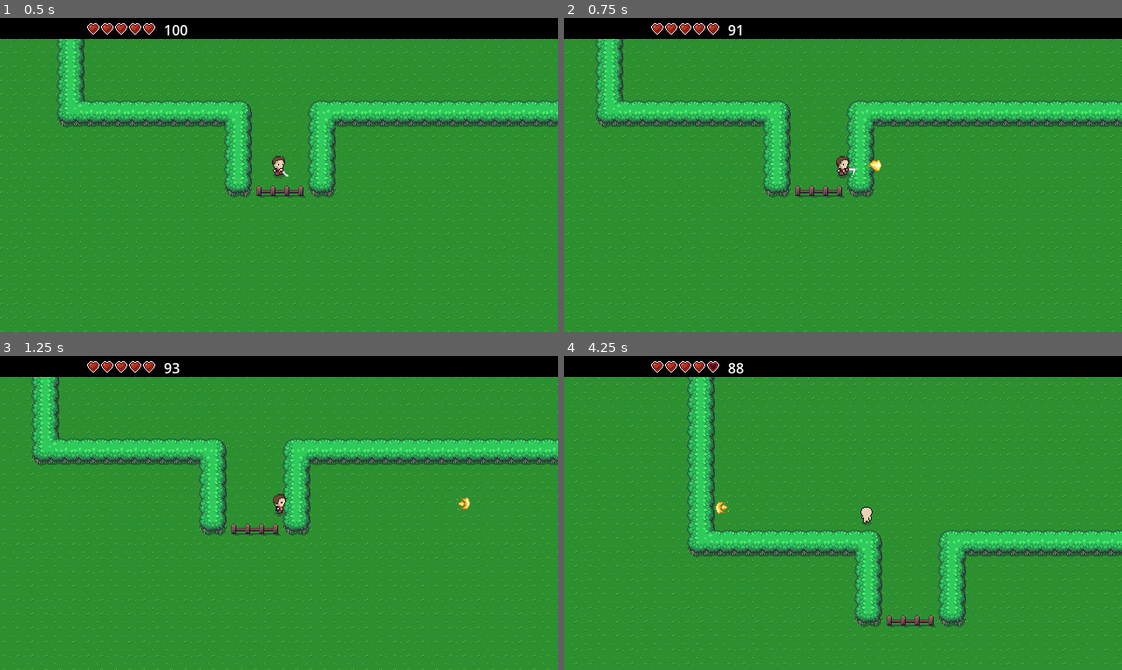
Above: before the commit, frames 1-4 (two rows, left to right).
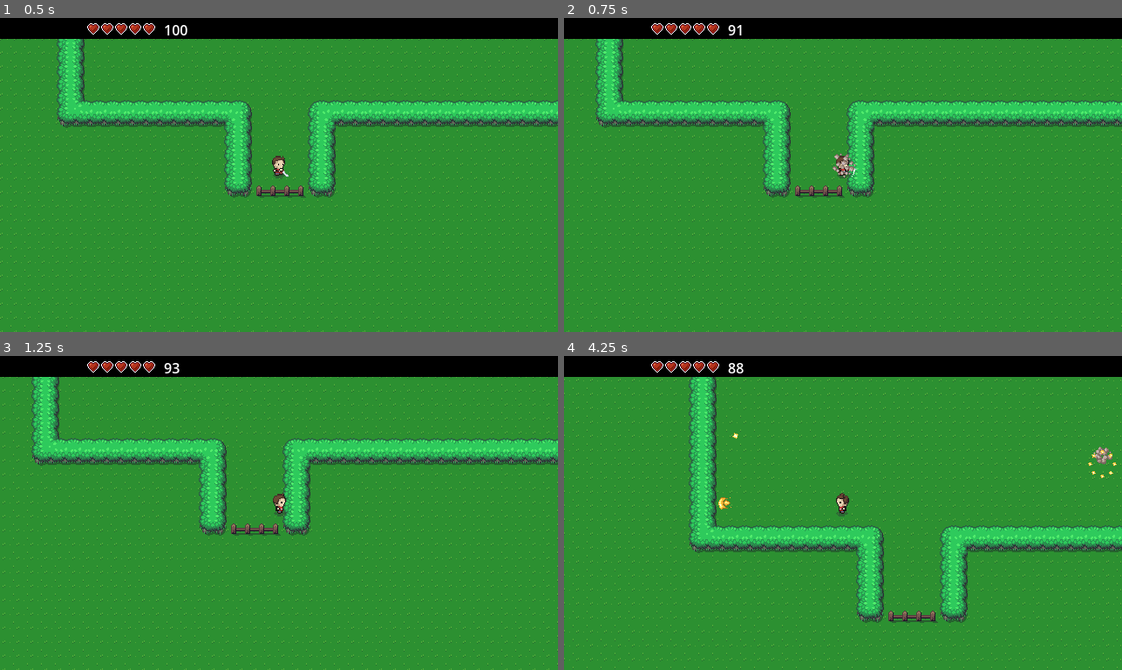
Above: after the commit, the same moments.

Repository: Struckhour/worldbuilder
Game: Godot game, scene res://scenes/boss_fight.tscn
Same seed, same stepped clock (60 frames per second), same inputs: the game is played once before the commit and once after it. This scene is started directly instead of the project's main scene.
Inputs:
- Up to frame 1 (0.5 s): no input
- Up to frame 2 (0.75 s): tap Enter at 0.5 s; hold D (move_right) from 0.53 s (still down); tap Left (attack) at 0.6 s
- Up to frame 3 (1.25 s): keep holding D (move_right)
- Up to frame 4 (4.25 s): release D (move_right) at 1.28 s; hold S (move_down) 1.28-2.03 s; tap Right (spin) at 1.35, 2.85 s; tap Space at 2 s; hold D (move_right) 2.03-2.78 s; tap Left (attack) at 2.1, 3.6 s; hold W (move_up) 2.78-3.53 s; hold A (move_left) from 3.53 s (still down)

Frame 1 is identical in both runs. In frame 2, 0.2% of the frame differs, in the area x 48-57%, y 43-51%; in frame 3, less than 0.1%; in frame 4, 15%, in the area x 0-100%, y 2-100%.

Commit message:
adds enemy projectiles and mage bursts

Diff:
--- a/scenes/boss_fight.tscn
+++ b/scenes/boss_fight.tscn
@@ -3,8 +3,8 @@
 [ext_resource type="PackedScene" uid="uid://cfiry3b46yeys" path="res://scenes/HUD.tscn" id="1_85w88"]
 [ext_resource type="Texture2D" uid="uid://dvspt5nu5toyx" path="res://assets/gfx/Overworld.png" id="1_dl1d0"]
 [ext_resource type="PackedScene" uid="uid://b0ncrhqbhd6h0" path="res://scenes/player.tscn" id="2_1hapx"]
-[ext_resource type="PackedScene" uid="uid://brqyh32fverxi" path="res://scenes/enemies/alien.tscn" id="3_7ydql"]
 [ext_resource type="Script" uid="uid://bnr80dqb4qadf" path="res://scenes/game_manager.gd" id="5_67f06"]
+[ext_resource type="PackedScene" uid="uid://bl6ddv7vky0v3" path="res://scenes/enemies/mage.tscn" id="6_31neg"]
 
 [sub_resource type="TileSetAtlasSource" id="TileSetAtlasSource_1hapx"]
 texture = ExtResource("1_dl1d0")
@@ -2189,7 +2189,7 @@
 tile_map_data = PackedByteArray("AAANAAcAAAAFAAoAAAAOAAgAAAAFAAoAAAAPAAgAAAAFAAoAAAAQAAgAAAAFAAoAAAARAAgAAAAFAAoAAAASAA …(89008 unchanged characters)…
 tile_set = SubResource("TileSet_7ydql")
 
-[node name="TreeLayer" type="TileMapLayer" parent="."]
+[node name="TreeLayer" type="TileMapLayer" parent="." groups=["solid_world"]]
 position = Vector2(150, 0)
 tile_map_data = PackedByteArray("AAAAAAAAAAAFABAAAAAnAAAAAAAGABAAAAABAAAAAAAFABIAAAACAAAAAAAFABIAAAADAAAAAAAFABIAAAAEAA …(3760 unchanged characters)…
 tile_set = SubResource("TileSet_67f06")
@@ -2197,8 +2197,8 @@
 [node name="Player" parent="." instance=ExtResource("2_1hapx")]
 position = Vector2(405, 374)
 
-[node name="Alien" parent="." instance=ExtResource("3_7ydql")]
-position = Vector2(448, 171)
-
 [node name="GameManager" type="Node" parent="."]
 script = ExtResource("5_67f06")
+
+[node name="Mage" parent="." instance=ExtResource("6_31neg")]
+position = Vector2(400, 200)
--- /dev/null
+++ b/scenes/enemies/mage.tscn
@@ -0,0 +1,205 @@
+[gd_scene load_steps=26 format=3 uid="uid://bl6ddv7vky0v3"]
+
+[ext_resource type="Script" uid="uid://dg7o45an0e6x3" path="res://scripts/mage.gd" id="1_e74jq"]
+[ext_resource type="Texture2D" uid="uid://cfjahkwk7ha5q" path="res://assets/gfx/objects.png" id="2_0gpyn"]
+[ext_resource type="Texture2D" uid="uid://bpq1aedwoa710" path="res://assets/mage_m.png" id="2_e74jq"]
+[ext_resource type="PackedScene" uid="uid://bbhys1dn3bo3e" path="res://scenes/enemy_projectile.tscn" id="2_nwq87"]
+
+[sub_resource type="AtlasTexture" id="AtlasTexture_ybdfm"]
+atlas = ExtResource("2_0gpyn")
+region = Rect2(192, 64, 32, 32)
+
+[sub_resource type="AtlasTexture" id="AtlasTexture_b6xyu"]
+atlas = ExtResource("2_0gpyn")
+region = Rect2(160, 64, 32, 32)
+
+[sub_resource type="AtlasTexture" id="AtlasTexture_76a5n"]
+atlas = ExtResource("2_0gpyn")
+region = Rect2(128, 64, 32, 32)
+
+[sub_resource type="AtlasTexture" id="AtlasTexture_gci60"]
+atlas = ExtResource("2_0gpyn")
+region = Rect2(96, 64, 32, 32)
+
+[sub_resource type="AtlasTexture" id="AtlasTexture_7ejqd"]
+atlas = ExtResource("2_0gpyn")
+region = Rect2(64, 64, 32, 32)
+
+[sub_resource type="AtlasTexture" id="AtlasTexture_5bvjs"]
+atlas = ExtResource("2_0gpyn")
+region = Rect2(256, 64, 32, 32)
+
+[sub_resource type="AtlasTexture" id="AtlasTexture_0gpyn"]
+atlas = ExtResource("2_e74jq")
+region = Rect2(0, 72, 32, 36)
+
+[sub_resource type="AtlasTexture" id="AtlasTexture_nwq87"]
+atlas = ExtResource("2_e74jq")
+region = Rect2(32, 72, 32, 36)
+
+[sub_resource type="AtlasTexture" id="AtlasTexture_2fngf"]
+atlas = ExtResource("2_e74jq")
+region = Rect2(64, 72, 32, 36)
+
+[sub_resource type="AtlasTexture" id="AtlasTexture_qs5cf"]
+atlas = ExtResource("2_e74jq")
+region = Rect2(0, 108, 32, 36)
+
+[sub_resource type="AtlasTexture" id="AtlasTexture_luofg"]
+atlas = ExtResource("2_e74jq")
+region = Rect2(32, 108, 32, 36)
+
+[sub_resource type="AtlasTexture" id="AtlasTexture_t3pau"]
+atlas = ExtResource("2_e74jq")
+region = Rect2(64, 108, 32, 36)
+
+[sub_resource type="AtlasTexture" id="AtlasTexture_jsf2g"]
+atlas = ExtResource("2_e74jq")
+region = Rect2(0, 36, 32, 36)
+
+[sub_resource type="AtlasTexture" id="AtlasTexture_hotu8"]
+atlas = ExtResource("2_e74jq")
+region = Rect2(32, 36, 32, 36)
+
+[sub_resource type="AtlasTexture" id="AtlasTexture_51u1s"]
+atlas = ExtResource("2_e74jq")
+region = Rect2(64, 36, 32, 36)
+
+[sub_resource type="AtlasTexture" id="AtlasTexture_8qwh0"]
+atlas = ExtResource("2_e74jq")
+region = Rect2(0, 0, 32, 36)
+
+[sub_resource type="AtlasTexture" id="AtlasTexture_i1w6g"]
+atlas = ExtResource("2_e74jq")
+region = Rect2(32, 0, 32, 36)
+
+[sub_resource type="AtlasTexture" id="AtlasTexture_bryte"]
+atlas = ExtResource("2_e74jq")
+region = Rect2(64, 0, 32, 36)
+
+[sub_resource type="SpriteFrames" id="SpriteFrames_i86i5"]
+animations = [{
+"frames": [{
+"duration": 1.0,
+"texture": SubResource("AtlasTexture_ybdfm")
+}, {
+"duration": 1.0,
+"texture": SubResource("AtlasTexture_b6xyu")
+}, {
+"duration": 1.0,
+"texture": SubResource("AtlasTexture_76a5n")
+}, {
+"duration": 1.0,
+"texture": SubResource("AtlasTexture_gci60")
+}, {
+"duration": 1.0,
+"texture": SubResource("AtlasTexture_7ejqd")
+}, {
+"duration": 1.0,
+"texture": SubResource("AtlasTexture_5bvjs")
+}],
+"loop": false,
+"name": &"poof",
+"speed": 20.0
+}, {
+"frames": [{
+"duration": 1.0,
+"texture": SubResource("AtlasTexture_0gpyn")
+}, {
+"duration": 1.0,
+"texture": SubResource("AtlasTexture_nwq87")
+}, {
+"duration": 1.0,
+"texture": SubResource("AtlasTexture_2fngf")
+}],
+"loop": true,
+"name": &"walkdown",
+"speed": 15.0
+}, {
+"frames": [{
+"duration": 1.0,
+"texture": SubResource("AtlasTexture_qs5cf")
+}, {
+"duration": 1.0,
+"texture": SubResource("AtlasTexture_luofg")
+}, {
+"duration": 1.0,
+"texture": SubResource("AtlasTexture_t3pau")
+}],
+"loop": true,
+"name": &"walkleft",
+"speed": 15.0
+}, {
+"frames": [{
+"duration": 1.0,
+"texture": SubResource("AtlasTexture_jsf2g")
+}, {
+"duration": 1.0,
+"texture": SubResource("AtlasTexture_hotu8")
+}, {
+"duration": 1.0,
+"texture": SubResource("AtlasTexture_51u1s")
+}],
+"loop": true,
+"name": &"walkright",
+"speed": 15.0
+}, {
+"frames": [{
+"duration": 1.0,
+"texture": SubResource("AtlasTexture_8qwh0")
+}, {
+"duration": 1.0,
+"texture": SubResource("AtlasTexture_i1w6g")
+}, {
+"duration": 1.0,
+"texture": SubResource("AtlasTexture_bryte")
+}],
+"loop": true,
+"name": &"walkup",
+"speed": 15.0
+}]
+
+[sub_resource type="RectangleShape2D" id="RectangleShape2D_nkr06"]
+size = Vector2(12, 24.0192)
+
+[sub_resource type="CapsuleShape2D" id="CapsuleShape2D_27d4n"]
+radius = 4.0
+height = 16.0
+
+[node name="Mage" type="CharacterBody2D"]
+collision_layer = 8
+script = ExtResource("1_e74jq")
+enemy_projectile_scene = ExtResource("2_nwq87")
+
+[node name="AnimatedSprite2D" type="AnimatedSprite2D" parent="."]
+position = Vector2(-1, -10)
+scale = Vector2(0.9, 0.9)
+sprite_frames = SubResource("SpriteFrames_i86i5")
+animation = &"poof"
+frame = 5
+frame_progress = 1.0
+
+[node name="Hitbox" type="Area2D" parent="."]
+position = Vector2(-1, -10)
+collision_layer = 16
+collision_mask = 4
+
+[node name="CollisionShape2D" type="CollisionShape2D" parent="Hitbox"]
+position = Vector2(1, 3.00961)
+scale = Vector2(1, 0.92)
+shape = SubResource("RectangleShape2D_nkr06")
+
+[node name="Hurtbox" type="Area2D" parent="."]
+position = Vector2(-1, -10)
+collision_layer = 32
+collision_mask = 2
+
+[node name="CollisionShape2D" type="CollisionShape2D" parent="Hurtbox"]
+position = Vector2(1, 0.5)
+scale = Vector2(1.2, 1.04)
+shape = SubResource("RectangleShape2D_nkr06")
+
+[node name="enemyfeet" type="CollisionShape2D" parent="."]
+position = Vector2(0, 2)
+rotation = 1.5708
+shape = SubResource("CapsuleShape2D_27d4n")
--- /dev/null
+++ b/scenes/enemy_projectile.gd
@@ -0,0 +1,57 @@
+extends Area2D
+
+@export var speed := 180.0
+@export var lifetime := 3.0
+@export var contact_damage := 1
+@export var rotation_speed := 8.0
+
+var direction := Vector2.RIGHT
+var impacted := false
+
+@onready var anim: AnimatedSprite2D = $AnimatedSprite2D
+@onready var body_collision: CollisionShape2D = $CollisionShape2D
+@onready var hitbox_area: Area2D = $hitbox_area
+@onready var hitbox_collision: CollisionShape2D = $hitbox_area/hitbox_area_collision
+
+func _ready() -> void:
+	add_to_group("enemy_projectiles")
+	hitbox_area.add_to_group("enemy_hitboxes")
+
+	body_entered.connect(_on_body_entered)
+
+	if anim.sprite_frames and anim.sprite_frames.has_animation("default"):
+		anim.play("default")
+
+	await get_tree().create_timer(lifetime).timeout
+	if not impacted:
+		queue_free()
+
+func _physics_process(delta: float) -> void:
+	if impacted:
+		return
+
+	global_position += direction.normalized() * speed * delta
+	rotation += rotation_speed * delta
+
+func _on_body_entered(body: Node) -> void:
+	if body.is_in_group("solid_world"):
+		impact()
+		return
+
+	if body.get_parent() and body.get_parent().is_in_group("solid_world"):
+		impact()
+		return
+
+func impact() -> void:
+	if impacted:
+		return
+
+	impacted = true
+	body_collision.set_deferred("disabled", true)
+	hitbox_collision.set_deferred("disabled", true)
+
+	if anim.sprite_frames and anim.sprite_frames.has_animation("impact"):
+		anim.play("impact")
+		await anim.animation_finished
+
+	queue_free()
--- /dev/null
+++ b/scenes/enemy_projectile.tscn
@@ -0,0 +1,106 @@
+[gd_scene load_steps=15 format=3 uid="uid://bbhys1dn3bo3e"]
+
+[ext_resource type="Script" uid="uid://dg4seblkssulj" path="res://scenes/enemy_projectile.gd" id="1_j7vux"]
+[ext_resource type="Texture2D" uid="uid://i630to5uv1h" path="res://assets/gfx/fireballs.png" id="2_j7vux"]
+[ext_resource type="Texture2D" uid="uid://cfjahkwk7ha5q" path="res://assets/gfx/objects.png" id="3_j7vux"]
+
+[sub_resource type="AtlasTexture" id="AtlasTexture_js7s5"]
+atlas = ExtResource("2_j7vux")
+region = Rect2(128, 64, 32, 32)
+
+[sub_resource type="AtlasTexture" id="AtlasTexture_imfv6"]
+atlas = ExtResource("2_j7vux")
+region = Rect2(160, 64, 32, 32)
+
+[sub_resource type="AtlasTexture" id="AtlasTexture_kagnc"]
+atlas = ExtResource("2_j7vux")
+region = Rect2(192, 64, 32, 32)
+
+[sub_resource type="AtlasTexture" id="AtlasTexture_uyujf"]
+atlas = ExtResource("2_j7vux")
+region = Rect2(224, 64, 32, 32)
+
+[sub_resource type="AtlasTexture" id="AtlasTexture_hcgui"]
+atlas = ExtResource("2_j7vux")
+region = Rect2(256, 64, 32, 32)
+
+[sub_resource type="AtlasTexture" id="AtlasTexture_wtqwx"]
+atlas = ExtResource("3_j7vux")
+region = Rect2(192, 48, 16, 16)
+
+[sub_resource type="AtlasTexture" id="AtlasTexture_ldodw"]
+atlas = ExtResource("3_j7vux")
+region = Rect2(208, 48, 16, 16)
+
+[sub_resource type="AtlasTexture" id="AtlasTexture_nb2xg"]
+atlas = ExtResource("3_j7vux")
+region = Rect2(224, 48, 16, 16)
+
+[sub_resource type="SpriteFrames" id="SpriteFrames_js7s5"]
+animations = [{
+"frames": [{
+"duration": 1.0,
+"texture": SubResource("AtlasTexture_js7s5")
+}, {
+"duration": 1.0,
+"texture": SubResource("AtlasTexture_imfv6")
+}, {
+"duration": 1.0,
+"texture": SubResource("AtlasTexture_kagnc")
+}, {
+"duration": 1.0,
+"texture": SubResource("AtlasTexture_uyujf")
+}, {
+"duration": 1.0,
+"texture": SubResource("AtlasTexture_hcgui")
+}],
+"loop": false,
+"name": &"burnout",
+"speed": 20.0
+}, {
+"frames": [{
+"duration": 1.0,
+"texture": SubResource("AtlasTexture_wtqwx")
+}, {
+"duration": 1.0,
+"texture": SubResource("AtlasTexture_ldodw")
+}, {
+"duration": 1.0,
+"texture": SubResource("AtlasTexture_nb2xg")
+}, {
+"duration": 1.0,
+"texture": SubResource("AtlasTexture_ldodw")
+}],
+"loop": true,
+"name": &"default",
+"speed": 15.0
+}]
+
+[sub_resource type="CircleShape2D" id="CircleShape2D_imfv6"]
+radius = 6.7685
+
+[sub_resource type="CircleShape2D" id="CircleShape2D_kagnc"]
+radius = 5.76921
+
+[node name="projectile" type="Area2D"]
+collision_layer = 8
+collision_mask = 3
+script = ExtResource("1_j7vux")
+
+[node name="AnimatedSprite2D" type="AnimatedSprite2D" parent="."]
+sprite_frames = SubResource("SpriteFrames_js7s5")
+frame_progress = 0.920107
+
+[node name="hitbox_area" type="Area2D" parent="."]
+position = Vector2(-0.5, 0.5)
+scale = Vector2(0.5, 0.5)
+collision_layer = 16
+collision_mask = 4
+
+[node name="hitbox_area_collision" type="CollisionShape2D" parent="hitbox_area"]
+shape = SubResource("CircleShape2D_imfv6")
+
+[node name="CollisionShape2D" type="CollisionShape2D" parent="."]
+position = Vector2(-0.5, 0.5)
+scale = Vector2(0.542, 0.5)
+shape = SubResource("CircleShape2D_kagnc")
--- a/scenes/fireblast.tscn
+++ b/scenes/fireblast.tscn
@@ -113,9 +113,6 @@
 
 [node name="AnimatedSprite2D" type="AnimatedSprite2D" parent="."]
 sprite_frames = SubResource("SpriteFrames_js7s5")
-animation = &"burnout"
-frame = 3
-frame_progress = 0.0204268
 
 [node name="Area2D" type="Area2D" parent="."]
 collision_layer = 2
--- /dev/null
+++ b/scripts/mage.gd
@@ -0,0 +1,232 @@
+extends CharacterBody2D
+
+@export var max_health := 3
+@export var speed := 200.0
+@export var contact_damage := 4
+
+@export var enemy_projectile_scene: PackedScene
+@export var projectile_speed := 280.0
+@export var projectile_lifetime := 3.0
+
+@onready var anim: AnimatedSprite2D = $AnimatedSprite2D
+@onready var body_shape: CollisionShape2D = $enemyfeet
+@export var hurt_time := 0.25
+@onready var hurtbox: Area2D = $Hurtbox
+@onready var hurtbox_shape: CollisionShape2D = $Hurtbox/CollisionShape2D
+@onready var contact_hitbox: Area2D = $Hitbox
+@onready var contact_shape: CollisionShape2D = $Hitbox/CollisionShape2D
+
+@export var teleport_interval := 1.0
+@export var teleport_attempts := 100
+@export var teleport_padding_tiles := 2
+
+@export var mage_area_top_left := Vector2(200, 50)
+@export var mage_area_bottom_right := Vector2(650, 270)
+@export var min_player_distance := 96.0
+
+var teleporting := false
+
+var hurt := false
+var health := max_health
+var dead := false
+var direction := Vector2.ZERO
+
+func _ready() -> void:
+	hurtbox.area_entered.connect(_on_hurtbox_area_entered)
+	contact_hitbox.add_to_group("enemy_hitboxes")
+	add_to_group("enemies")
+	pick_new_direction()
+	teleport_loop()
+
+func _physics_process(_delta: float) -> void:
+	if dead:
+		return
+
+	if hurt or teleporting:
+		velocity = Vector2.ZERO
+		move_and_slide()
+		return
+
+	velocity = direction * speed
+	move_and_slide()
+	update_animation()
+
+	if get_slide_collision_count() > 0:
+		pick_new_direction()
+
+func teleport_loop() -> void:
+	while not dead:
+		await get_tree().create_timer(teleport_interval).timeout
+
+		if dead:
+			return
+		shoot_projectile_burst()
+		await teleport()
+
+
+func teleport() -> void:
+	if dead or hurt or teleporting:
+		return
+
+	teleporting = true
+	velocity = Vector2.ZERO
+
+	contact_shape.set_deferred("disabled", true)
+
+	# Poof out at old location.
+	anim.play("poof")
+	await anim.animation_finished
+
+	visible = false
+
+	var new_pos := await find_valid_teleport_position()
+	global_position = new_pos
+
+	await get_tree().physics_frame
+
+	visible = true
+	pick_new_direction()
+	shoot_projectile_burst()
+	# Poof in at new location.
+	anim.play("poof")
+	await anim.animation_finished
+
+	if dead:
+		return
+
+	contact_shape.set_deferred("disabled", false)
+	teleporting = false
+
+
+func find_valid_teleport_position() -> Vector2:
+	for attempt in range(teleport_attempts):
+		var pos := random_play_area_position()
+
+		if await is_valid_teleport_position(pos):
+			return pos
+
+	return global_position
+
+
+func random_play_area_position() -> Vector2:
+	return Vector2(
+		randf_range(mage_area_top_left.x, mage_area_bottom_right.x),
+		randf_range(mage_area_top_left.y, mage_area_bottom_right.y)
+	)
+
+func is_valid_teleport_position(pos: Vector2) -> bool:
+	var player := get_tree().get_first_node_in_group("player")
+
+	if player:
+		if pos.distance_to(player.global_position) < min_player_distance:
+			return false
+
+	var old_pos := global_position
+
+	global_position = pos
+	await get_tree().physics_frame
+
+	var collision := move_and_collide(Vector2.ZERO, true)
+
+	global_position = old_pos
+
+	return collision == null
+
+func _on_hurtbox_area_entered(area: Area2D) -> void:
+	if dead:
+		return
+
+	if area.name == "AttackHitbox":
+		print("took damage from sword")
+		take_damage(1)
+		return
+
+	if area.is_in_group("player_projectiles"):
+		print("took damage from fireblast")
+
+		if area.has_method("impact"):
+			area.impact()
+
+		take_damage(1)
+		return
+
+func pick_new_direction() -> void:
+	direction = Vector2(
+		randf_range(-1, 1),
+		randf_range(-1, 1)
+	).normalized()
+
+func update_animation() -> void:
+	if dead:
+		return
+
+	if abs(direction.x) > abs(direction.y):
+		if direction.x > 0:
+			anim.play("walkright")
+		else:
+			anim.play("walkleft")
+	else:
+		if direction.y > 0:
+			anim.play("walkdown")
+		else:
+			anim.play("walkup")
+
+
+func take_damage(amount: int) -> void:
+	if dead or hurt:
+		return
+
+	health -= amount
+
+	if health <= 0:
+		die()
+		return
+
+	show_hurt()
+
+func show_hurt() -> void:
+	hurt = true
+	anim.modulate = Color(1.0, 0.35, 0.35)
+
+	await get_tree().create_timer(hurt_time).timeout
+
+	if dead:
+		return
+
+	anim.modulate = Color.WHITE
+	hurt = false
+
+func die() -> void:
+	dead = true
+
+	body_shape.set_deferred("disabled", true)
+	hurtbox_shape.set_deferred("disabled", true)
+	contact_shape.set_deferred("disabled", true)
+
+	queue_free()
+
+func shoot_projectile_burst() -> void:
+	if enemy_projectile_scene == null:
+		print("No enemy_projectile_scene assigned on mage")
+		return
+
+	var directions := [
+		Vector2.RIGHT,
+		Vector2.LEFT,
+		Vector2.UP,
+		Vector2.DOWN,
+		Vector2(1, 1).normalized(),
+		Vector2(1, -1).normalized(),
+		Vector2(-1, 1).normalized(),
+		Vector2(-1, -1).normalized()
+	]
+
+	for dir in directions:
+		var projectile := enemy_projectile_scene.instantiate()
+
+		projectile.global_position = global_position
+		projectile.direction = dir
+		projectile.speed = projectile_speed
+		projectile.lifetime = projectile_lifetime
+
+		get_tree().current_scene.add_child(projectile)
--- a/scripts/player.gd
+++ b/scripts/player.gd
@@ -23,6 +23,7 @@
 
 
 func _ready():
+	add_to_group("player")
 	anim.animation_finished.connect(_on_animation_finished)
 	attack_shape.disabled = true
 	attack_hitbox.monitoring = true
Binary file added: assets/mage_m.png
Not shown, added: assets/mage_m.png.import
Not shown, added: assets/sfx/poof.ogg.import
Not shown, added: scenes/enemy_projectile.gd.uid
Not shown, added: scripts/mage.gd.uid
Not shown, added: assets/sfx/poof.ogg
Not shown, added: scenes/enemies/mage.tscn440371201451.tmp
